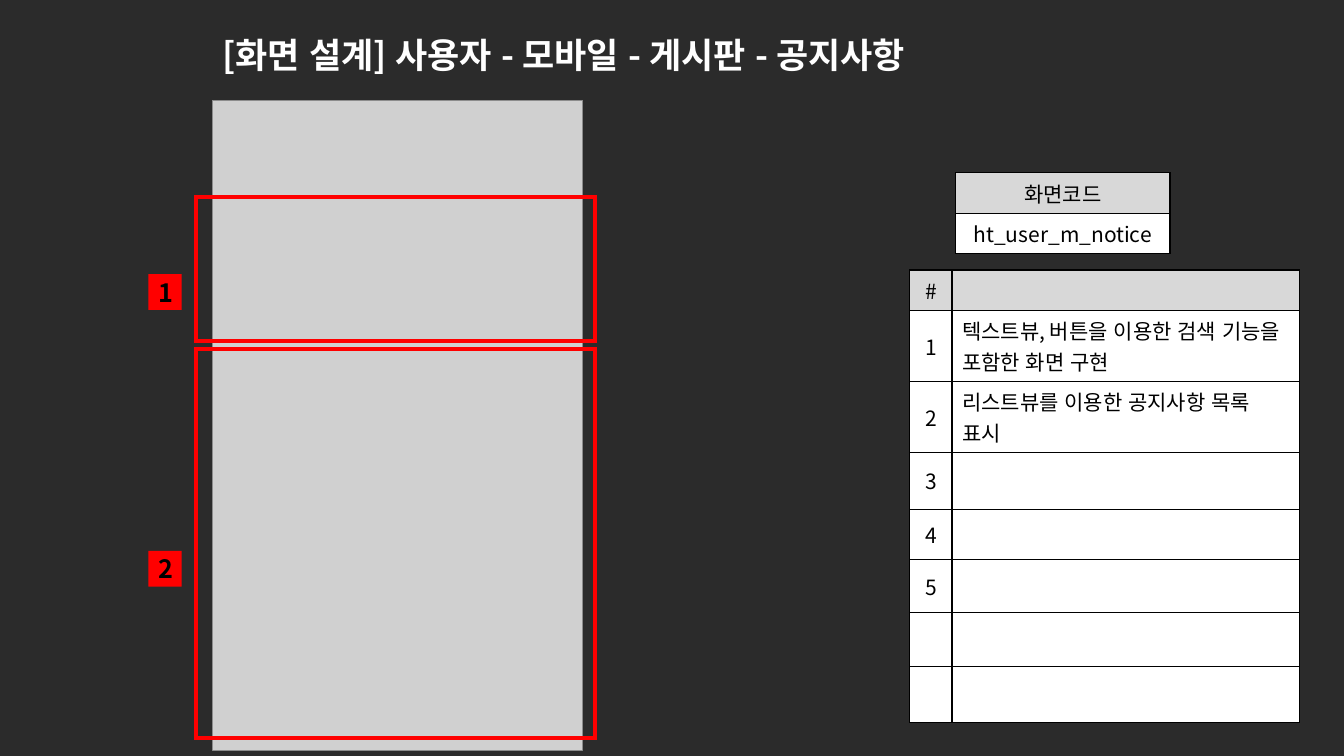
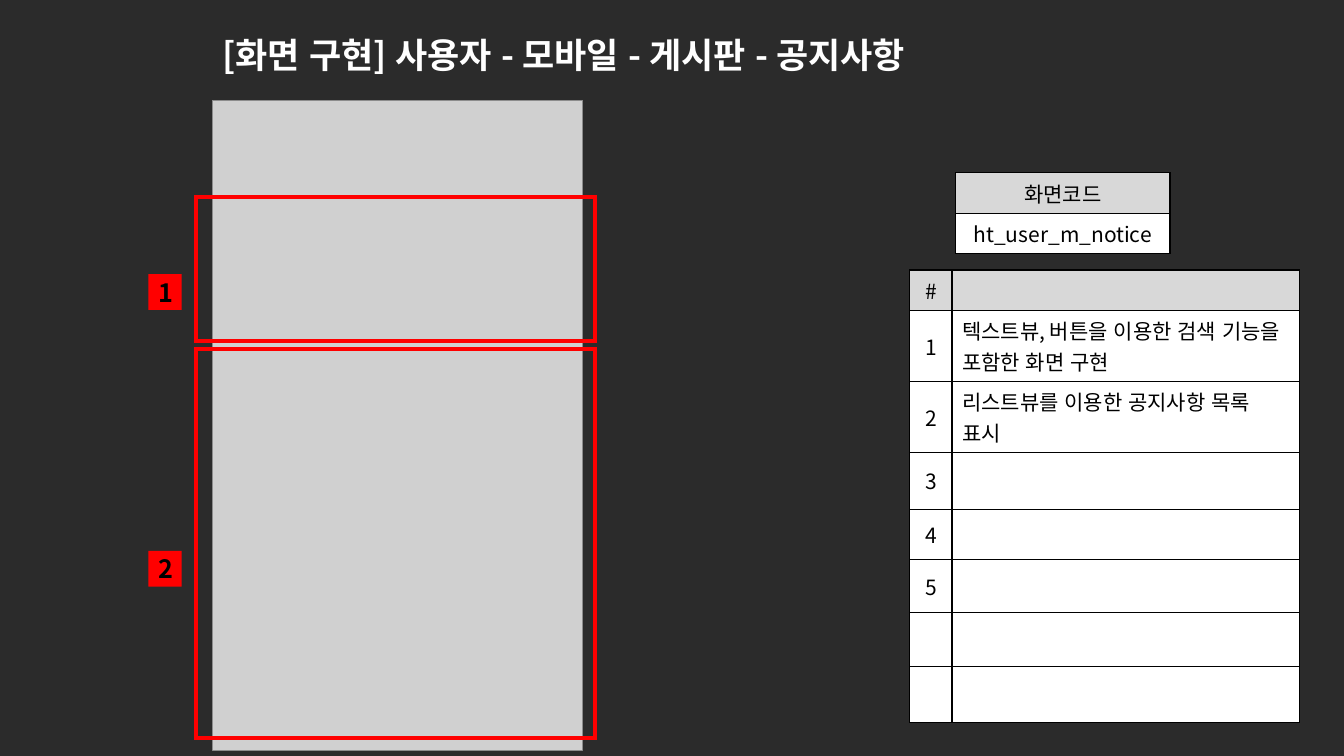
Before and after one commit to ezenteam2/e-Zone, a slide deck: slide 7 of 0 발표용 파워포인트/project05 - 파워포인트 종합 - 현태.pptx. Drawn at 1344x756 pixels with LibreOffice and Linux fonts; fonts in the diff are those of the drawing; grey boxes stand for pictures; background and template pictures are left out; a plain dark background stands for a picture behind light text. Boxes give left, top, right and bottom in pixels: in the first picture for what was removed or moved away, otherwise in the second. Text is boxed around its words. In the diff, an @@ line names an element or a change of style, - is before the commit and + after.

```diff
--- a/0 발표용 파워포인트/project05 - 파워포인트 종합 - 현태.pptx
+++ b/0 발표용 파워포인트/project05 - 파워포인트 종합 - 현태.pptx
@@ text at box(222, 38, 905, 74): text changed @@
-[화면 설계] 사용자 - 모바일 - 게시판 - 공지사항
+[화면 구현] 사용자 - 모바일 - 게시판 - 공지사항
```
Also in this commit, not shown: 7 other slides changed.
